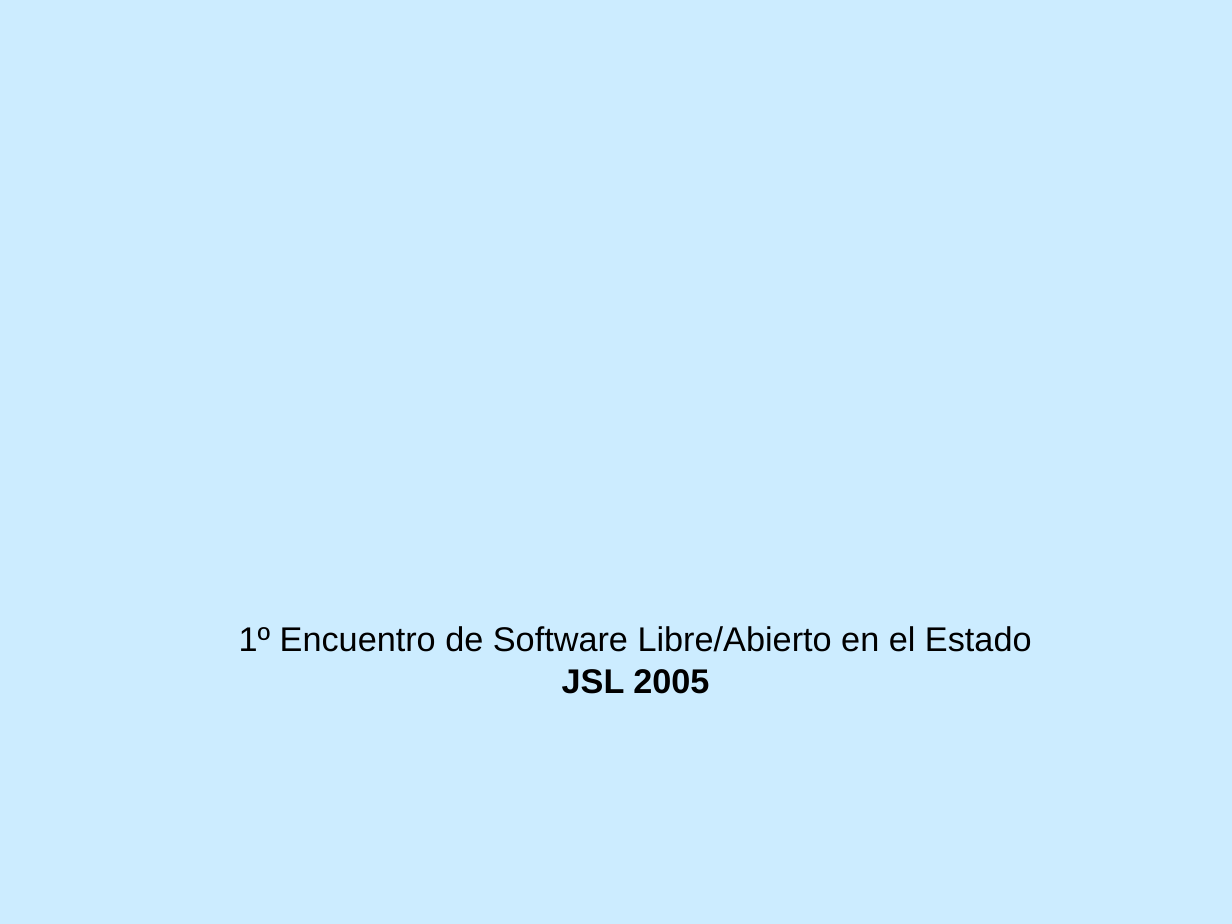
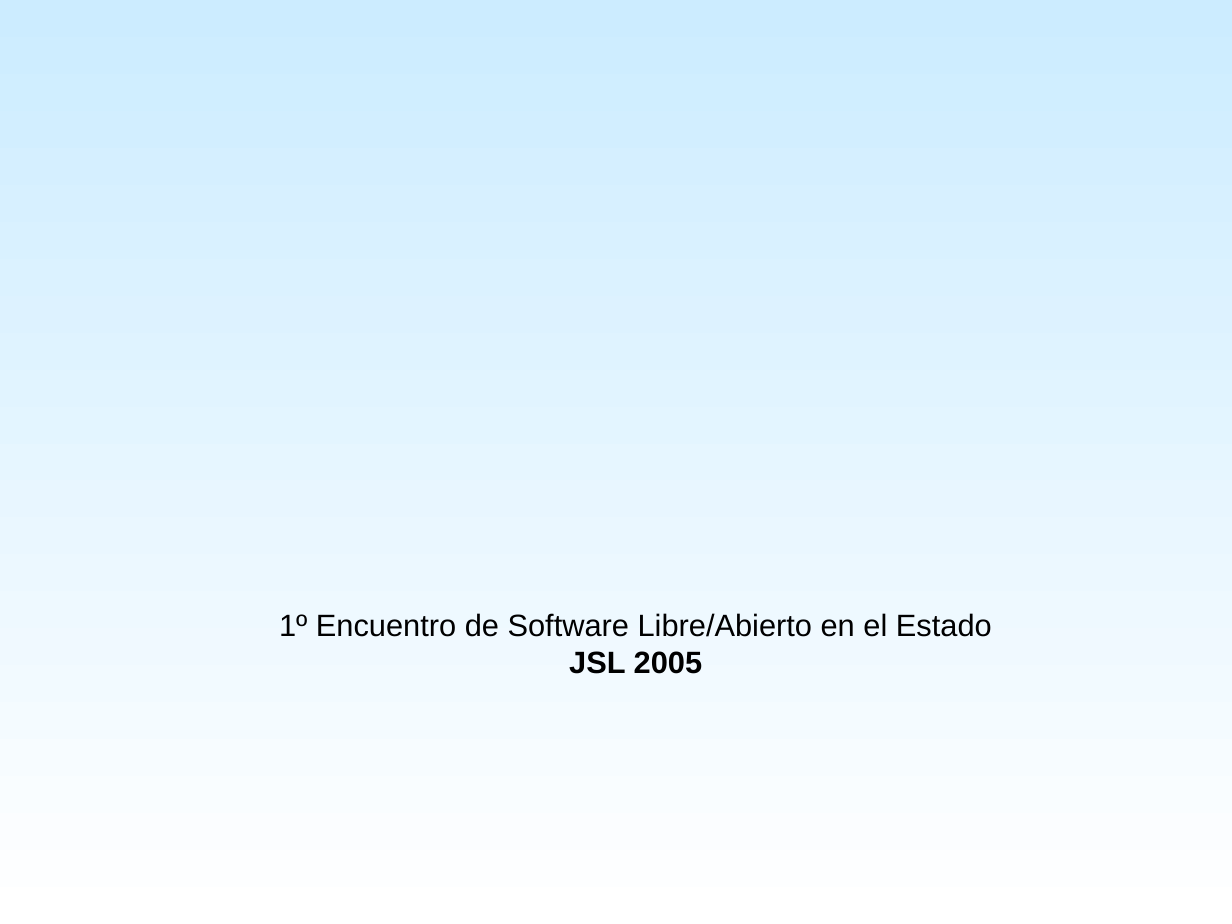
Before and after one commit to SIU-Toba/framework, a slide deck: slide 1 of doc/presentacion/Jornadas JAIIO.ppt. Drawn at 1232x924 pixels with LibreOffice and Linux fonts; fonts in the diff are those of the drawing; background and template pictures are left out. Boxes give left, top, right and bottom in pixels: in the first picture for what was removed or moved away, otherwise in the second. Text is boxed around its words. In the diff, an @@ line names an element or a change of style, - is before the commit and + after.

```diff
--- a/doc/presentacion/Jornadas JAIIO.ppt
+++ b/doc/presentacion/Jornadas JAIIO.ppt
@@ background #CCECFF to gradient #CCECFF to #FFFFFF @@
@@ title "1º Encuentro de Software Libre/Abierto ...": place and size @@
-title "1º Encuentro de Software Libre/Abierto ..." at [239,626,1032,694]
+title "1º Encuentro de Software Libre/Abierto ..." at [279,613,992,674]
@@ title "1º Encuentro de Software Libre/Abierto ..." at [279,613,992,674]: size 20 to 18 pt @@
```
Also in this commit, not shown: 2 other slides changed.
